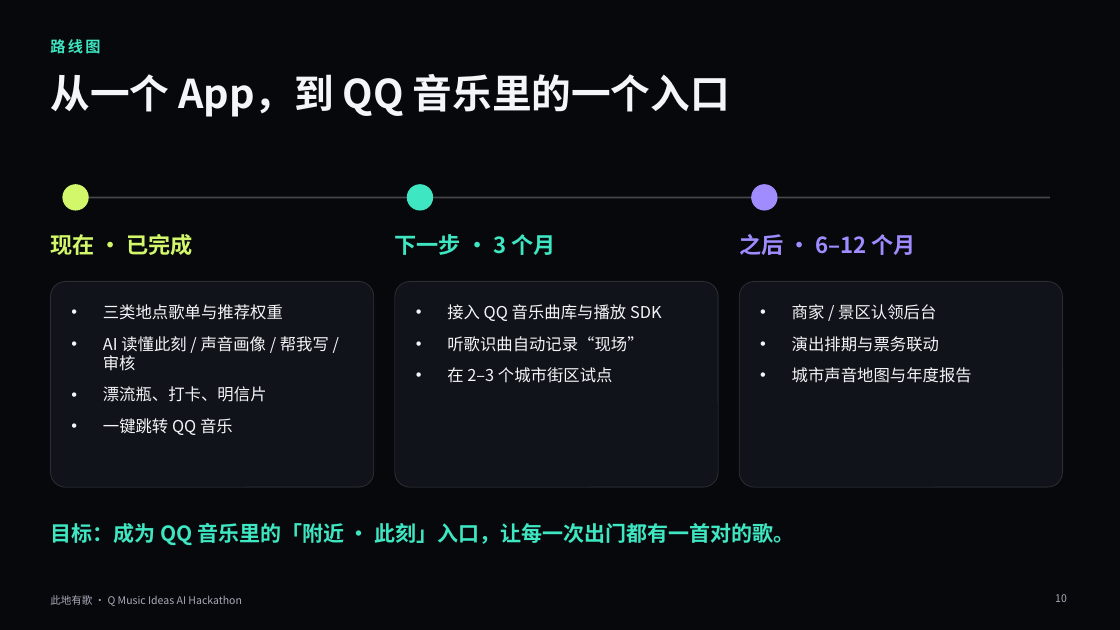
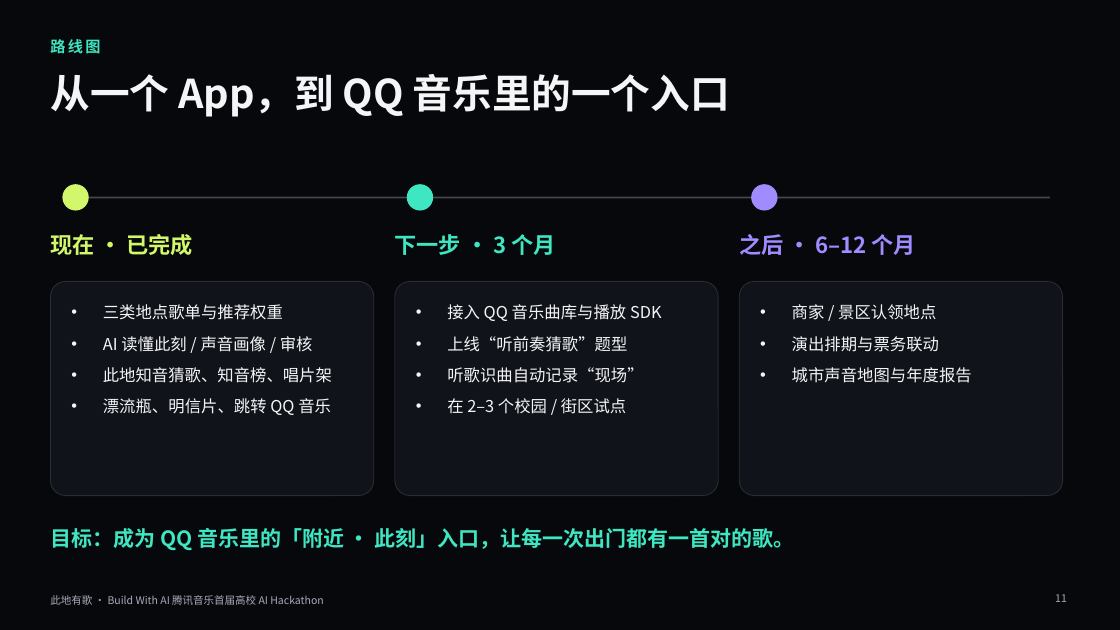
Before and after one commit to QHY8IV/MusicHere, a slide deck: slide 11 of pitch/此地有歌-路演.pptx (slide 10 before the commit). Drawn at 1120x630 pixels with LibreOffice and Linux fonts; fonts in the diff are those of the drawing; background and template pictures are left out. Boxes give left, top, right and bottom in pixels: in the first picture for what was removed or moved away, otherwise in the second. Text is boxed around its words. In the diff, an @@ line names an element or a change of style, - is before the commit and + after.

```diff
--- a/pitch/此地有歌-路演.pptx
+++ b/pitch/此地有歌-路演.pptx
@@ rounded rectangle: place and size @@
-rounded rectangle at (50,281,374,487)
+rounded rectangle at (50,281,374,496)
@@ rounded rectangle: place and size @@
-rounded rectangle at (395,281,718,487)
+rounded rectangle at (395,281,718,496)
@@ proportions changed in 3 elements at (50,281,374,496), (395,281,718,496), (739,281,1063,496) @@
@@ rounded rectangle: place and size @@
-rounded rectangle at (739,281,1063,487)
+rounded rectangle at (739,281,1063,496)
@@ text at (792,304,936,320): text changed @@
-• 商家 / 景区认领后台
+• 商家 / 景区认领地点
@@ text at (103,336,332,415): text changed @@
-• AI 读懂此刻 / 声音画像 / 帮我写 / 审核
-• 漂流瓶、打卡、明信片
-• 一键跳转 QQ 音乐
+• AI 读懂此刻 / 声音画像 / 审核
+• 此地知音猜歌、知音榜、唱片架
+• 漂流瓶、明信片、跳转 QQ 音乐
@@ text at (447,336,627,352): paragraph added @@
+• 上线“听前奏猜歌”题型
@@ text at (447,398,626,414): text changed @@
-• 在 2–3 个城市街区试点
+• 在 2–3 个校园 / 街区试点
@@ text "目标：成为 QQ 音乐里的「附近 · 此刻」入口，让每一次出门都有一首对的歌。": place and size @@
-text "目标：成为 QQ 音乐里的「附近 · 此刻」入口，让每一次出门都有一首对的歌。" at (50,523,795,545)
+text "目标：成为 QQ 音乐里的「附近 · 此刻」入口，让每一次出门都有一首对的歌。" at (50,528,795,550)
@@ text at (50,595,323,605): text changed @@
-此地有歌 · Q Music Ideas AI Hackathon
+此地有歌 · Build With AI 腾讯音乐首届高校 AI Hackathon
@@ page number at (1055,594,1067,602): text changed @@
-10
+11
```
Also in this commit, not shown: 8 other slides changed, 2 slides added, 1 slide removed, 5 other files.
